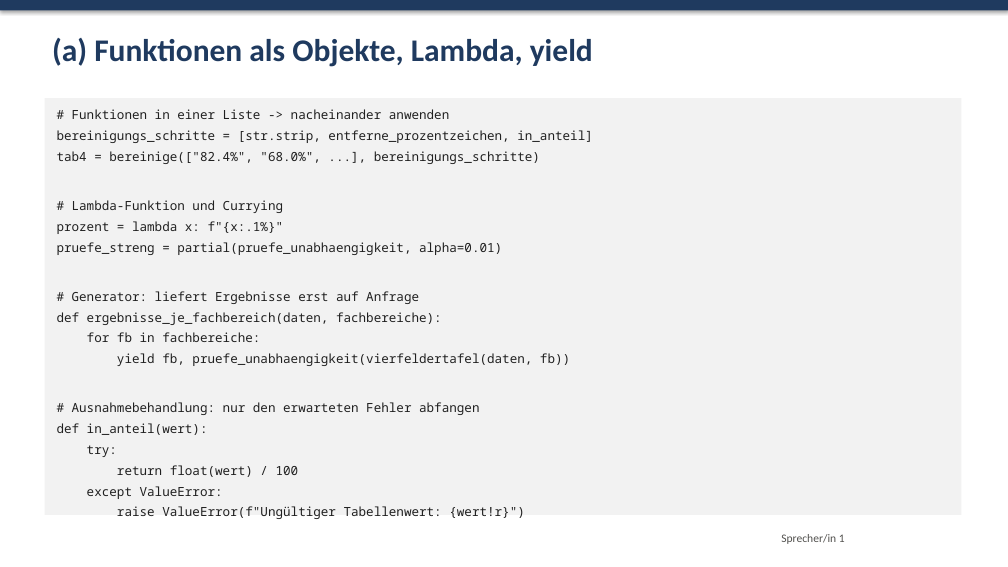
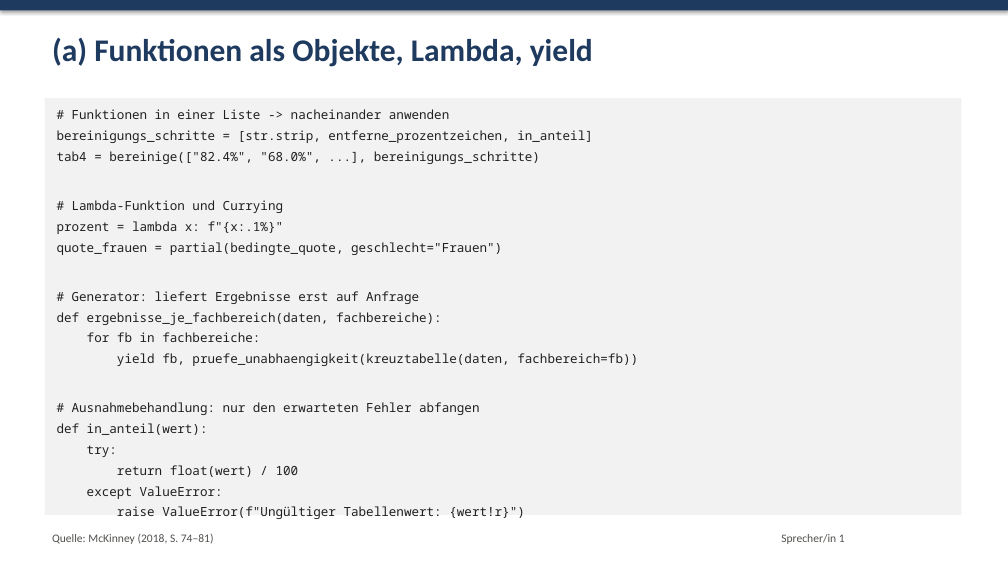
Before and after one commit to leozhaw26/statistik, a slide deck: slide 4 of vortrag4/Vortrag4_Praesentation.pptx. Drawn at 1008x567 pixels with LibreOffice and Linux fonts; fonts in the diff are those of the drawing. Boxes give left, top, right and bottom in pixels: in the first picture for what was removed or moved away, otherwise in the second. Text is boxed around its words. In the diff, an @@ line names an element or a change of style, - is before the commit and + after.

```diff
--- a/vortrag4/Vortrag4_Praesentation.pptx
+++ b/vortrag4/Vortrag4_Praesentation.pptx
@@ text in rectangle at box(57, 242, 502, 255): text changed @@
-pruefe_streng = partial(pruefe_unabhaengigkeit, alpha=0.01)
+quote_frauen = partial(bedingte_quote, geschlecht="Frauen")
@@ text in rectangle at box(117, 353, 638, 366): text changed @@
-yield fb, pruefe_unabhaengigkeit(vierfeldertafel(daten, fb))
+yield fb, pruefe_unabhaengigkeit(kreuztabelle(daten, fachbereich=fb))
@@ text added at box(52, 534, 214, 544), 11 pt, text #52514E @@
+Quelle: McKinney (2018, S. 74–81)
```
Also in this commit, not shown: 10 other slides changed, 6 other files.
